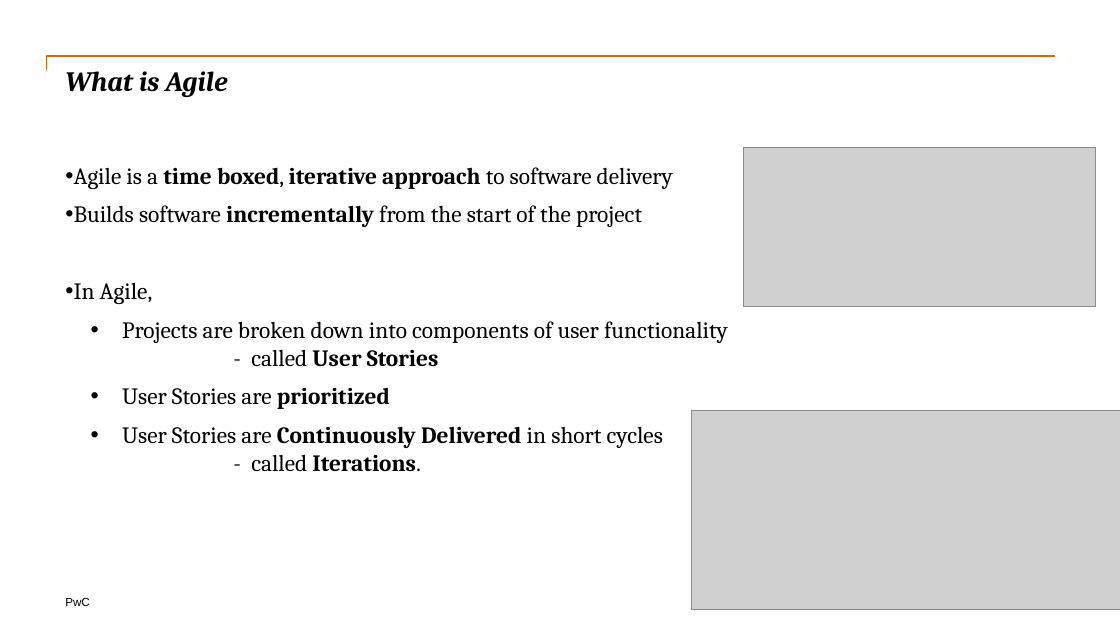
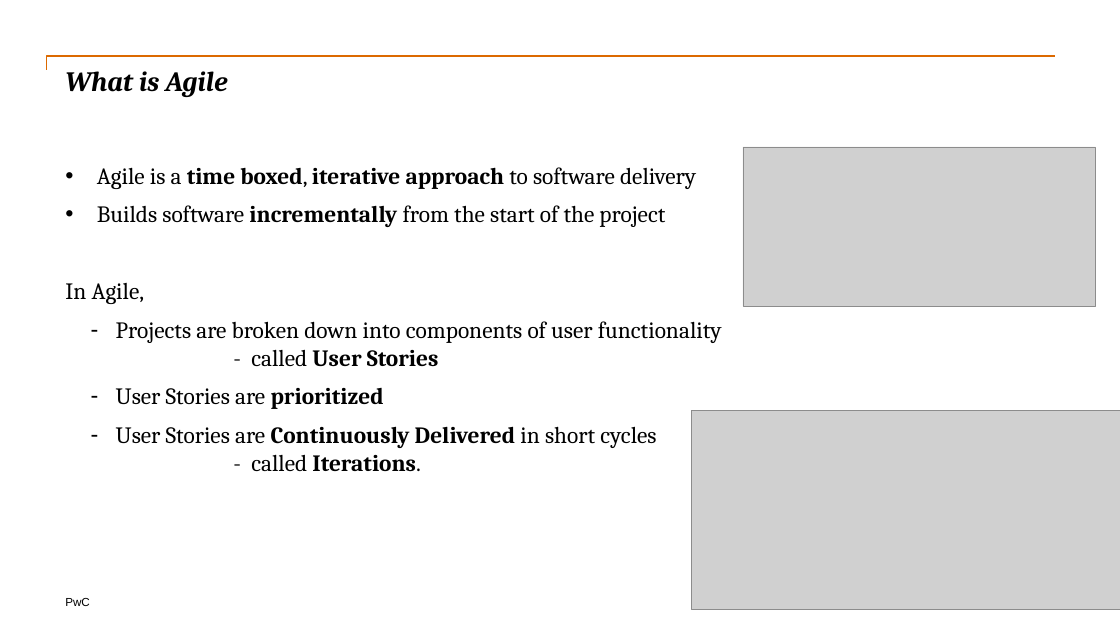
Before and after one commit to nadee158/reference_docs, a slide deck: slide 3 of doc/scrum_introduction.pptx. Drawn at 1120x630 pixels with LibreOffice and Linux fonts; fonts in the diff are those of the drawing; grey boxes stand for pictures. Boxes give left, top, right and bottom in pixels: in the first picture for what was removed or moved away, otherwise in the second. Text is boxed around its words. In the diff, an @@ line names an element or a change of style, - is before the commit and + after.

```diff
--- a/doc/scrum_introduction.pptx
+++ b/doc/scrum_introduction.pptx
@@ text "Agile is a time boxed, ..." at box(65, 167, 722, 471): indent changed; bullet • to none; bullet • to - @@
```
Also in this commit, not shown: 14 other slides changed, 15 slides added, 2 other files.
